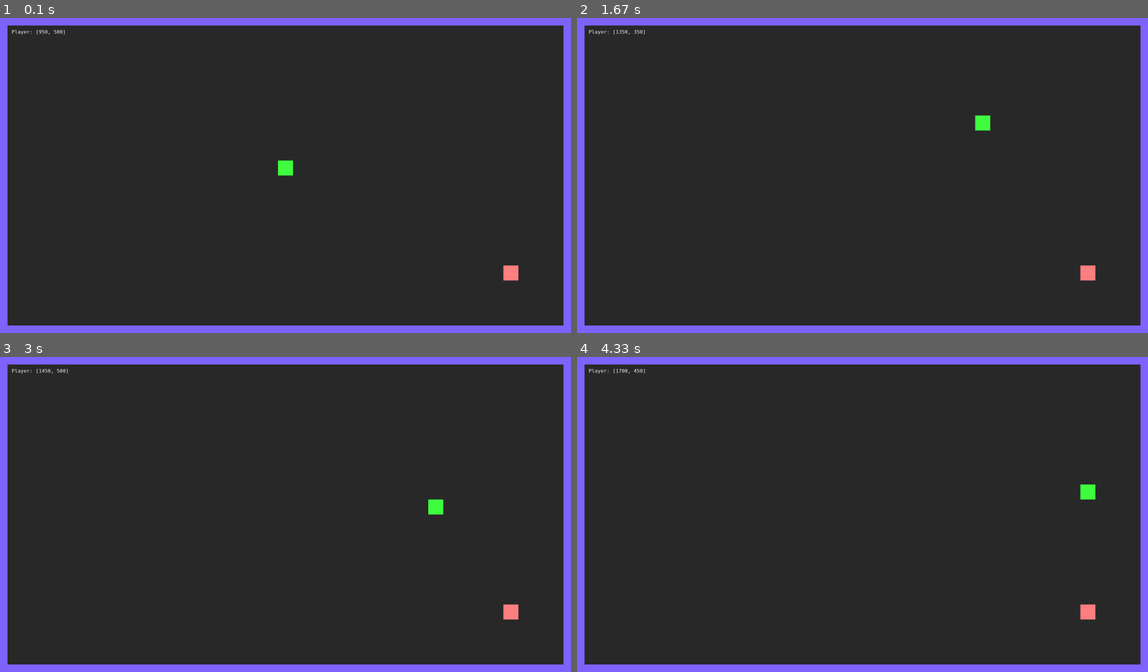
Above: before the commit, frames 1-4 (two rows, left to right).
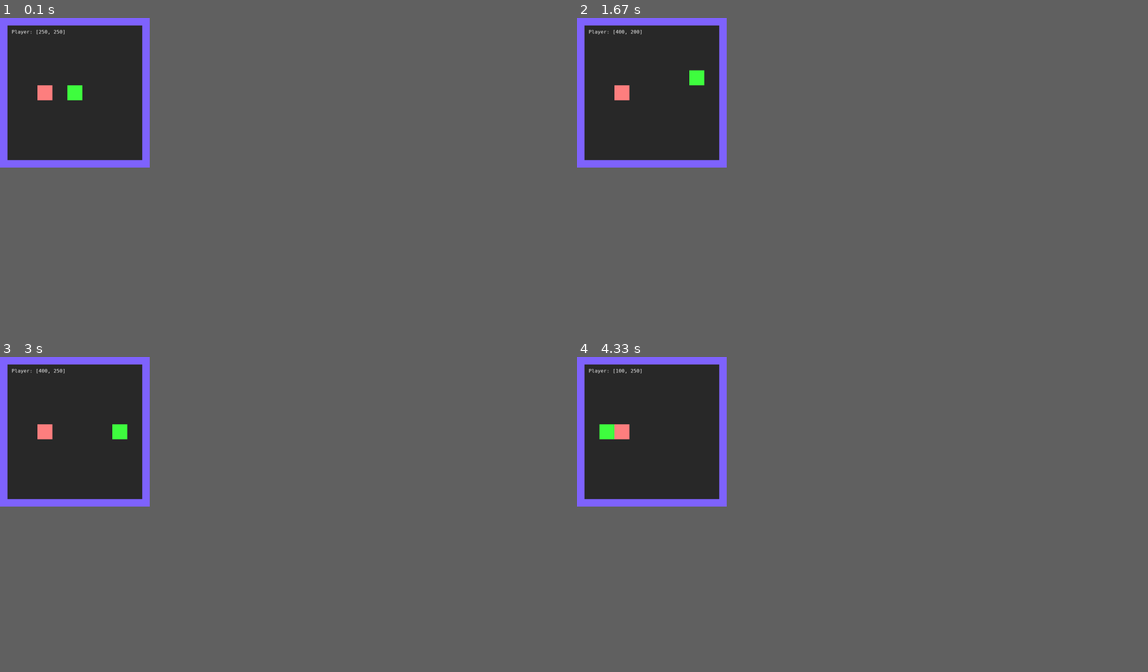
Above: after the commit, the same moments.

Repository: Eoic/Pygame-exp
Game: pygame game, started from client/main.py
Same seed, same stepped clock (60 frames per second), same inputs: the game is played once before the commit and once after it.
Inputs:
- Up to frame 1 (0.1 s): no input
- Up to frame 2 (1.67 s): hold D 0.33-0.8 s; hold W 0.83-1.13 s; hold D 1.17-1.63 s
- Up to frame 3 (3 s): hold S 2.23-2.53 s; hold A 2.57-2.97 s
- Up to frame 4 (4.33 s): hold W 3-3.37 s; hold D 3.4-4.03 s; hold S from 4.07 s (still down)
In our replay, the window is 900x497 before the commit and 236x236 after it. These sizes can differ from the game's own. Grey fills any space a smaller window leaves; there, only what the larger window draws over its background counts as a difference.

The runs differ from the first frame. In frame 1, 7.9% of the frame differs, in the area x 0-100%, y 0-100%; in frame 2, 7.9%; in frame 3, 7.9%; in frame 4, 7.9%.

Commit message:
Do not spawn food on player cells.

Diff:
--- a/client/core/constants.py
+++ b/client/core/constants.py
@@ -1,4 +1,4 @@
 PIXELS_PER_UNIT = 50
 CELL_SIZE = 50
-WORLD_WIDTH = 1900
-WORLD_HEIGHT = 1050
+WORLD_WIDTH = 500
+WORLD_HEIGHT = 500
--- a/client/core/food_spawner.py
+++ b/client/core/food_spawner.py
@@ -6,11 +6,17 @@
 class FoodSpawner:
     food_position: pygame.Vector2
 
-    def spawn_food(self):
-        self.food_position = pygame.Vector2(
-            CELL_SIZE * round(random.randint(CELL_SIZE, WORLD_WIDTH - CELL_SIZE) / CELL_SIZE),
-            CELL_SIZE * round(random.randint(CELL_SIZE, WORLD_HEIGHT - CELL_SIZE) / CELL_SIZE)
-        )
+    def spawn_food(self, player):
+        ignored_cells = [player.transform.position] + player.trail
 
-    def consume_food(self):
-        self.spawn_food()
+        while True:
+            current_x = CELL_SIZE * round(random.randint(CELL_SIZE, WORLD_WIDTH - CELL_SIZE) / CELL_SIZE)
+            current_y = CELL_SIZE * round(random.randint(CELL_SIZE, WORLD_HEIGHT - CELL_SIZE) / CELL_SIZE)
+
+            for position in ignored_cells:
+                if current_x == position.x and current_y == position.y:
+                    continue
+
+            break
+
+        self.food_position = pygame.Vector2(current_x, current_y)
--- a/client/core/player.py
+++ b/client/core/player.py
@@ -8,11 +8,10 @@
 
 class Player(WorldObject):
     id: uuid.UUID
+    size = 0
     speed: float
     direction: pygame.Vector2
-    tail: list[pygame.Rect] = []
     trail: list[pygame.Vector2] = []
-    size = 0
 
     def __init__(self, size: float, color: pygame.Color, food_spawner: FoodSpawner, speed: float = 0.0) -> None:
         super().__init__(color=color)
@@ -70,14 +69,8 @@
                 self.acc_position.y = WORLD_HEIGHT - 50
 
             if self.is_food_reachable(self.food_spawner.food_position):
-                self.food_spawner.consume_food()
                 self.size += 1
-
-                if len(self.tail) == 0:
-                    self.tail.append(pygame.Rect(prev_position[0] - 25, prev_position[1] - 25, 50, 50))
-                else:
-                    last_tail_pos = self.tail[0].center
-                    self.tail.append(pygame.Rect(last_tail_pos[0] - 25, last_tail_pos[1] - 25, 50, 50))
+                self.food_spawner.spawn_food(self)
 
             if self.size > 0:
                 self.trail.append(prev_position)
--- a/client/game.py
+++ b/client/game.py
@@ -36,13 +36,15 @@
 
     def run(self):
         self.is_running = True
+
         food_spawner = FoodSpawner()
-        food_spawner.spawn_food()
-        player = Player(speed=420.0, size=50, color=pygame.Color(64, 255, 64), food_spawner=food_spawner)
+        player = Player(speed=150.0, size=50, color=pygame.Color(64, 255, 64), food_spawner=food_spawner)
         player.transform.set_position(pygame.Vector2(
             CELL_SIZE * round(self.surface.get_width() / 2 / CELL_SIZE),
             CELL_SIZE * round(self.surface.get_height() / 2 / CELL_SIZE)
         ))
+
+        food_spawner.spawn_food(player)
 
         font = pygame.freetype.SysFont('Cascadia Mono', 16)
 
